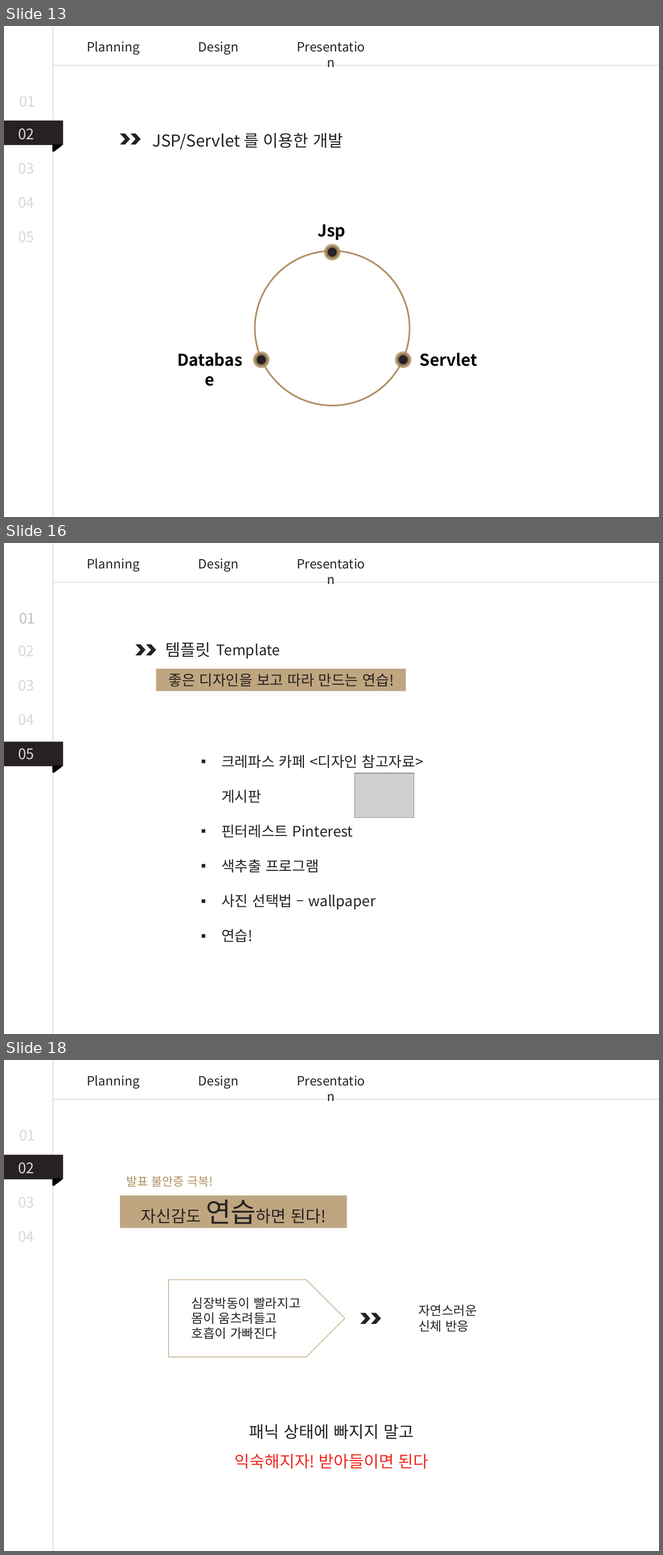
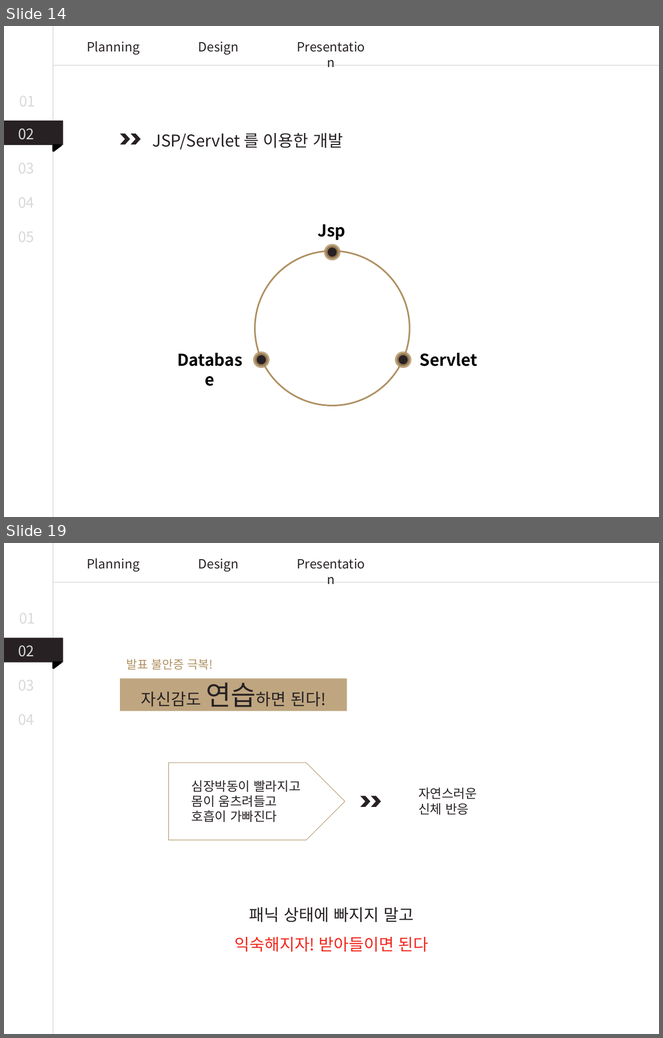
Before and after one commit to byh020907/2uzubook, a slide deck: Presentation/PPT템플릿_강의안.pptx. Shown one above the other, each under a label of ours: slides 13, 16 and 18 before the commit, slides 14 and 19 after it; the slides between them are not shown. The pictures are 663x1555 and 663x1038 pixels, drawn with LibreOffice and Linux fonts; fonts in the diff are those of the drawing; grey boxes stand for pictures. Boxes give left, top, right and bottom in pixels: in the first picture for what was removed or moved away, otherwise in the second. Text is boxed around its words. In the diff, an @@ line names an element or a change of style, - is before the commit and + after.

```diff
--- a/Presentation/PPT템플릿_강의안.pptx
+++ b/Presentation/PPT템플릿_강의안.pptx
@@ slide 16 removed at [4, 543, 659, 1034], background #FFFFFF @@
@@ line removed from (53, 543) to (53, 1034) @@
@@ text removed at [87, 558, 140, 572] @@
-Planning
@@ text removed at [289, 553, 373, 575] @@
-Presentation
@@ text removed at [198, 559, 239, 572] @@
-Design
@@ line removed from (659, 583) to (54, 583) @@
@@ text removed at [19, 613, 35, 624] @@
-01
@@ text removed at [18, 640, 34, 661] @@
-02
@@ chevron removed at [136, 644, 145, 656] @@
@@ chevron removed at [146, 644, 156, 656] @@
@@ text removed at [166, 642, 211, 657] @@
-템플릿
@@ text removed at [217, 643, 280, 659] @@
-Template
@@ text removed at [18, 674, 34, 695] @@
-03
@@ rectangle removed at [156, 669, 405, 691] @@
@@ text removed at [168, 674, 394, 687] @@
-좋은 디자인을 보고 따라 만드는 연습!
@@ text removed at [18, 708, 34, 730] @@
-04
@@ rectangle removed at [4, 742, 63, 767] @@
@@ text removed at [18, 748, 34, 760] @@
-05
@@ text removed at [221, 755, 423, 910] @@
-▪ 크레파스 카페 <디자인 참고자료>게시판
-▪ 핀터레스트 Pinterest
-▪ 색추출 프로그램
-▪ 사진 선택법 – wallpaper
-▪ 연습!
@@ right triangle removed at [53, 767, 61, 773] @@
@@ picture removed at [354, 774, 414, 818] @@
@@ what was slide 13 is now slide 14 @@
@@ what was slide 18 is now slide 19 @@
```
Also in this commit, not shown: 2 slides changed, 3 slides added, 1 other slide removed, 1 other file.
